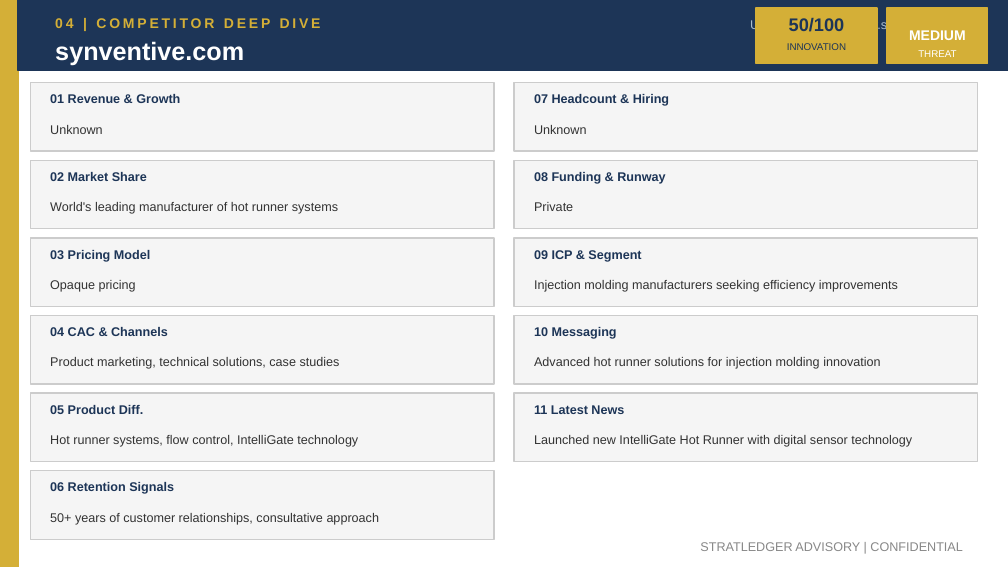
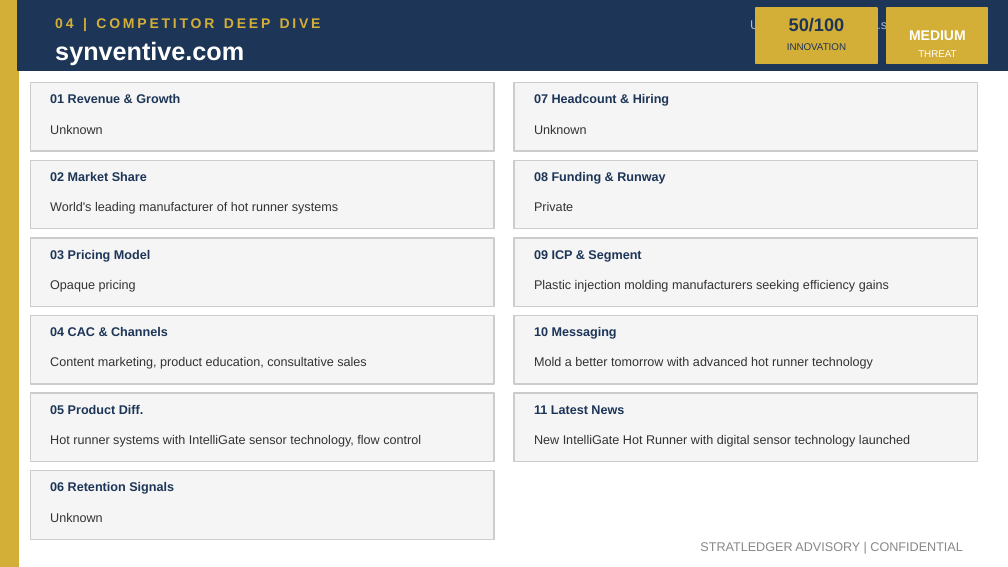
Before and after one commit to apexmakeshop-dot/droplet-commands, a slide deck: slide 8 of mesh_bioplastics_CI_Report.pptx. Drawn at 1008x567 pixels with LibreOffice and Linux fonts; fonts in the diff are those of the drawing. Boxes give left, top, right and bottom in pixels: in the first picture for what was removed or moved away, otherwise in the second. Text is boxed around its words. In the diff, an @@ line names an element or a change of style, - is before the commit and + after.

```diff
--- a/mesh_bioplastics_CI_Report.pptx
+++ b/mesh_bioplastics_CI_Report.pptx
@@ text at box(534, 280, 889, 292): text changed @@
-Injection molding manufacturers seeking efficiency improvements
+Plastic injection molding manufacturers seeking efficiency gains
@@ text at box(50, 357, 366, 369): text changed @@
-Product marketing, technical solutions, case studies
+Content marketing, product education, consultative sales
@@ text at box(534, 357, 873, 369): text changed @@
-Advanced hot runner solutions for injection molding innovation
+Mold a better tomorrow with advanced hot runner technology
@@ text at box(50, 435, 421, 447): text changed @@
-Hot runner systems, flow control, IntelliGate technology
+Hot runner systems with IntelliGate sensor technology, flow control
@@ text at box(534, 435, 910, 447): text changed @@
-Launched new IntelliGate Hot Runner with digital sensor technology
+New IntelliGate Hot Runner with digital sensor technology launched
@@ text at box(50, 513, 103, 522): text changed @@
-50+ years of customer relationships, consultative approach
+Unknown
```
Also in this commit, not shown: 4 other slides changed.
